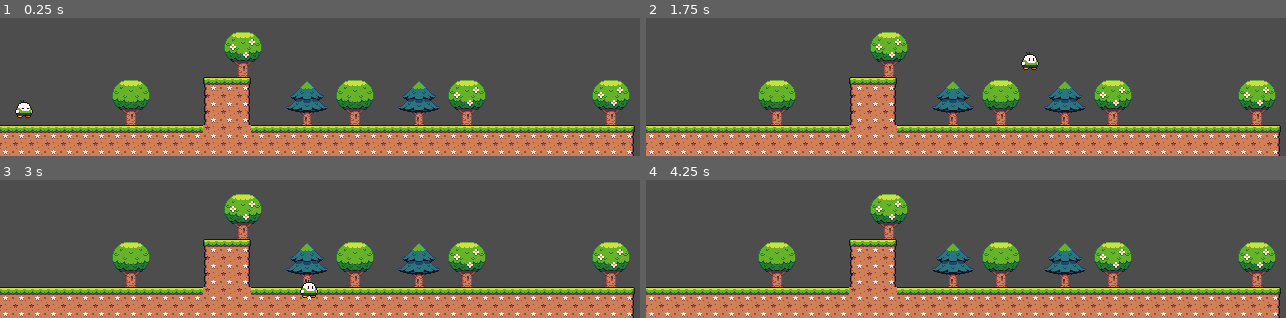
Above: before the commit, frames 1-4 (two rows, left to right).
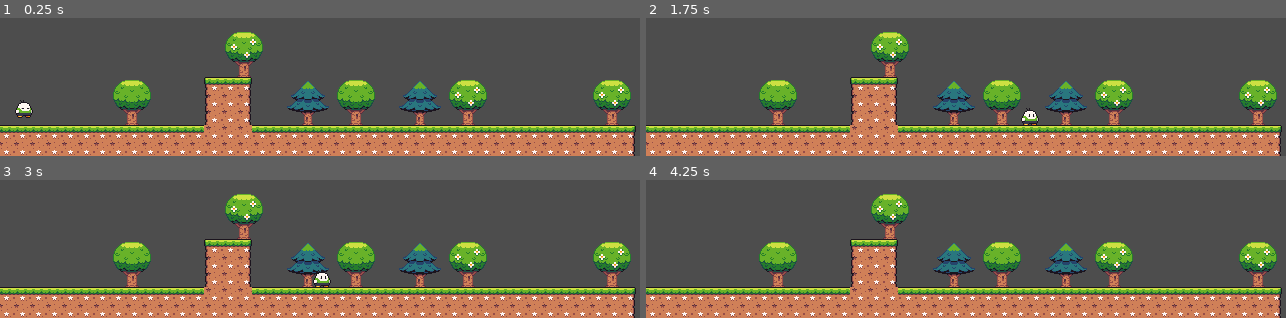
Above: after the commit, the same moments.

Repository: hellenilda/Plataforma.2D-Godot
Game: Godot game, scene res://levels/mundo_01.tscn
The game is run twice, just before and just after one commit, with the same random seed, the same clock (stepped at 60 frames per second) and the same inputs. The project has no main scene, so this scene is started directly.
Inputs:
- Up to frame 1 (0.25 s): no input
- Up to frame 2 (1.75 s): tap Enter (ui_accept) at 0.5, 0.77, 1.52 s; hold Right (ui_right) from 0.53 s (still down)
- Up to frame 3 (3 s): release Right (ui_right) at 2.03 s; hold Left (ui_left) 2.03-2.78 s; hold Right (ui_right) from 2.78 s (still down)
- Up to frame 4 (4.25 s): keep holding Right (ui_right); tap Enter (ui_accept) at 3.02, 3.77 s

The runs differ from the first frame. In frame 1, 8.5% of the frame differs, in the area x 0-100%, y 10-100%; in frame 2, 8.9%; in frame 3, 8.8%; in frame 4, 8.5%.

Commit message:
One way collision

Diff:
--- a/levels/mundo_01.tscn
+++ b/levels/mundo_01.tscn
@@ -17,63 +17,197 @@
 [sub_resource type="TileSetAtlasSource" id="TileSetAtlasSource_vi5vh"]
 texture = ExtResource("1_0g5e0")
 3:1/0 = 0
+3:1/0/physics_layer_0/linear_velocity = Vector2(0, 0)
+3:1/0/physics_layer_0/angular_velocity = 0.0
+3:1/0/physics_layer_0/polygon_0/points = PackedVector2Array(-8, -8, 8, -8, 8, 8, -8, 8)
 4:1/0 = 0
+4:1/0/physics_layer_0/linear_velocity = Vector2(0, 0)
+4:1/0/physics_layer_0/angular_velocity = 0.0
+4:1/0/physics_layer_0/polygon_0/points = PackedVector2Array(-8, -8, 8, -8, 8, 8, -8, 8)
 5:1/0 = 0
+5:1/0/physics_layer_0/linear_velocity = Vector2(0, 0)
+5:1/0/physics_layer_0/angular_velocity = 0.0
+5:1/0/physics_layer_0/polygon_0/points = PackedVector2Array(-8, -8, 8, -8, 8, 8, -8, 8)
 11:1/0 = 0
+11:1/0/physics_layer_0/linear_velocity = Vector2(0, 0)
+11:1/0/physics_layer_0/angular_velocity = 0.0
+11:1/0/physics_layer_0/polygon_0/points = PackedVector2Array(-8, -8, 8, -8, 8, 8, -8, 8)
+11:1/0/physics_layer_0/polygon_0/one_way = true
 3:2/0 = 0
+3:2/0/physics_layer_0/linear_velocity = Vector2(0, 0)
+3:2/0/physics_layer_0/angular_velocity = 0.0
+3:2/0/physics_layer_0/polygon_0/points = PackedVector2Array(-8, -8, 8, -8, 8, 8, -8, 8)
 4:2/0 = 0
+4:2/0/physics_layer_0/linear_velocity = Vector2(0, 0)
+4:2/0/physics_layer_0/angular_velocity = 0.0
+4:2/0/physics_layer_0/polygon_0/points = PackedVector2Array(-8, -8, 8, -8, 8, 8, -8, 8)
 5:2/0 = 0
+5:2/0/physics_layer_0/linear_velocity = Vector2(0, 0)
+5:2/0/physics_layer_0/angular_velocity = 0.0
+5:2/0/physics_layer_0/polygon_0/points = PackedVector2Array(-8, -8, 8, -8, 8, 8, -8, 8)
 11:2/0 = 0
+11:2/0/physics_layer_0/linear_velocity = Vector2(0, 0)
+11:2/0/physics_layer_0/angular_velocity = 0.0
+11:2/0/physics_layer_0/polygon_0/points = PackedVector2Array(-8, -8, 8, -8, 8, 8, -8, 8)
+11:2/0/physics_layer_0/polygon_0/one_way = true
 1:3/0 = 0
+1:3/0/physics_layer_0/linear_velocity = Vector2(0, 0)
+1:3/0/physics_layer_0/angular_velocity = 0.0
+1:3/0/physics_layer_0/polygon_0/points = PackedVector2Array(-8, -8, 8, -8, 8, 8, -8, 8)
 2:3/0 = 0
+2:3/0/physics_layer_0/linear_velocity = Vector2(0, 0)
+2:3/0/physics_layer_0/angular_velocity = 0.0
+2:3/0/physics_layer_0/polygon_0/points = PackedVector2Array(-8, -8, 8, -8, 8, 8, -8, 8)
 3:3/0 = 0
+3:3/0/physics_layer_0/linear_velocity = Vector2(0, 0)
+3:3/0/physics_layer_0/angular_velocity = 0.0
+3:3/0/physics_layer_0/polygon_0/points = PackedVector2Array(-8, -8, 8, -8, 8, 8, -8, 8)
 4:3/0 = 0
+4:3/0/physics_layer_0/linear_velocity = Vector2(0, 0)
+4:3/0/physics_layer_0/angular_velocity = 0.0
+4:3/0/physics_layer_0/polygon_0/points = PackedVector2Array(-8, -8, 8, -8, 8, 8, -8, 8)
 5:3/0 = 0
+5:3/0/physics_layer_0/linear_velocity = Vector2(0, 0)
+5:3/0/physics_layer_0/angular_velocity = 0.0
+5:3/0/physics_layer_0/polygon_0/points = PackedVector2Array(-8, -8, 8, -8, 8, 8, -8, 8)
 6:3/0 = 0
+6:3/0/physics_layer_0/linear_velocity = Vector2(0, 0)
+6:3/0/physics_layer_0/angular_velocity = 0.0
+6:3/0/physics_layer_0/polygon_0/points = PackedVector2Array(-8, -8, 8, -8, 8, 8, -8, 8)
 7:3/0 = 0
+7:3/0/physics_layer_0/linear_velocity = Vector2(0, 0)
+7:3/0/physics_layer_0/angular_velocity = 0.0
+7:3/0/physics_layer_0/polygon_0/points = PackedVector2Array(-8, -8, 8, -8, 8, 8, -8, 8)
 9:3/0 = 0
+9:3/0/physics_layer_0/linear_velocity = Vector2(0, 0)
+9:3/0/physics_layer_0/angular_velocity = 0.0
+9:3/0/physics_layer_0/polygon_0/points = PackedVector2Array(-8, -8, 8, -8, 8, 8, -8, 8)
 10:3/0 = 0
+10:3/0/physics_layer_0/linear_velocity = Vector2(0, 0)
+10:3/0/physics_layer_0/angular_velocity = 0.0
+10:3/0/physics_layer_0/polygon_0/points = PackedVector2Array(-8, -8, 8, -8, 8, 8, -8, 8)
 11:3/0 = 0
+11:3/0/physics_layer_0/linear_velocity = Vector2(0, 0)
+11:3/0/physics_layer_0/angular_velocity = 0.0
+11:3/0/physics_layer_0/polygon_0/points = PackedVector2Array(-8, -8, 8, -8, 8, 8, -8, 8)
 12:3/0 = 0
+12:3/0/physics_layer_0/linear_velocity = Vector2(0, 0)
+12:3/0/physics_layer_0/angular_velocity = 0.0
+12:3/0/physics_layer_0/polygon_0/points = PackedVector2Array(-8, -8, 8, -8, 8, 8, -8, 8)
 13:3/0 = 0
+13:3/0/physics_layer_0/linear_velocity = Vector2(0, 0)
+13:3/0/physics_layer_0/angular_velocity = 0.0
+13:3/0/physics_layer_0/polygon_0/points = PackedVector2Array(-8, -8, 8, -8, 8, 8, -8, 8)
 15:3/0 = 0
+15:3/0/physics_layer_0/linear_velocity = Vector2(0, 0)
+15:3/0/physics_layer_0/angular_velocity = 0.0
+15:3/0/physics_layer_0/polygon_0/points = PackedVector2Array(-8, -8, 8, -8, 8, 8, -8, 8)
+15:3/0/physics_layer_0/polygon_0/one_way = true
 1:4/0 = 0
+1:4/0/physics_layer_0/linear_velocity = Vector2(0, 0)
+1:4/0/physics_layer_0/angular_velocity = 0.0
+1:4/0/physics_layer_0/polygon_0/points = PackedVector2Array(-8, -8, 8, -8, 8, 8, -8, 8)
 2:4/0 = 0
+2:4/0/physics_layer_0/linear_velocity = Vector2(0, 0)
+2:4/0/physics_layer_0/angular_velocity = 0.0
+2:4/0/physics_layer_0/polygon_0/points = PackedVector2Array(-8, -8, 8, -8, 8, 8, -8, 8)
 3:4/0 = 0
+3:4/0/physics_layer_0/linear_velocity = Vector2(0, 0)
+3:4/0/physics_layer_0/angular_velocity = 0.0
+3:4/0/physics_layer_0/polygon_0/points = PackedVector2Array(-8, -8, 8, -8, 8, 8, -8, 8)
 4:4/0 = 0
+4:4/0/physics_layer_0/linear_velocity = Vector2(0, 0)
+4:4/0/physics_layer_0/angular_velocity = 0.0
+4:4/0/physics_layer_0/polygon_0/points = PackedVector2Array(-8, -8, 8, -8, 8, 8, -8, 8)
 5:4/0 = 0
+5:4/0/physics_layer_0/linear_velocity = Vector2(0, 0)
+5:4/0/physics_layer_0/angular_velocity = 0.0
+5:4/0/physics_layer_0/polygon_0/points = PackedVector2Array(-8, -8, 8, -8, 8, 8, -8, 8)
 6:4/0 = 0
+6:4/0/physics_layer_0/linear_velocity = Vector2(0, 0)
+6:4/0/physics_layer_0/angular_velocity = 0.0
+6:4/0/physics_layer_0/polygon_0/points = PackedVector2Array(-8, -8, 8, -8, 8, 8, -8, 8)
 7:4/0 = 0
+7:4/0/physics_layer_0/linear_velocity = Vector2(0, 0)
+7:4/0/physics_layer_0/angular_velocity = 0.0
+7:4/0/physics_layer_0/polygon_0/points = PackedVector2Array(-8, -8, 8, -8, 8, 8, -8, 8)
 11:4/0 = 0
+11:4/0/physics_layer_0/linear_velocity = Vector2(0, 0)
+11:4/0/physics_layer_0/angular_velocity = 0.0
+11:4/0/physics_layer_0/polygon_0/points = PackedVector2Array(-8, -8, 8, -8, 8, 8, -8, 8)
 3:5/0 = 0
+3:5/0/physics_layer_0/linear_velocity = Vector2(0, 0)
+3:5/0/physics_layer_0/angular_velocity = 0.0
+3:5/0/physics_layer_0/polygon_0/points = PackedVector2Array(-8, -8, 8, -8, 8, 8, -8, 8)
 4:5/0 = 0
+4:5/0/physics_layer_0/linear_velocity = Vector2(0, 0)
+4:5/0/physics_layer_0/angular_velocity = 0.0
+4:5/0/physics_layer_0/polygon_0/points = PackedVector2Array(-8, -8, 8, -8, 8, 8, -8, 8)
 5:5/0 = 0
+5:5/0/physics_layer_0/linear_velocity = Vector2(0, 0)
+5:5/0/physics_layer_0/angular_velocity = 0.0
+5:5/0/physics_layer_0/polygon_0/points = PackedVector2Array(-8, -8, 8, -8, 8, 8, -8, 8)
 11:5/0 = 0
+11:5/0/physics_layer_0/linear_velocity = Vector2(0, 0)
+11:5/0/physics_layer_0/angular_velocity = 0.0
+11:5/0/physics_layer_0/polygon_0/points = PackedVector2Array(-8, -8, 8, -8, 8, 8, -8, 8)
 3:6/0 = 0
+3:6/0/physics_layer_0/linear_velocity = Vector2(0, 0)
+3:6/0/physics_layer_0/angular_velocity = 0.0
+3:6/0/physics_layer_0/polygon_0/points = PackedVector2Array(-8, -8, 8, -8, 8, 8, -8, 8)
 4:6/0 = 0
+4:6/0/physics_layer_0/linear_velocity = Vector2(0, 0)
+4:6/0/physics_layer_0/angular_velocity = 0.0
+4:6/0/physics_layer_0/polygon_0/points = PackedVector2Array(-8, -8, 8, -8, 8, 8, -8, 8)
 5:6/0 = 0
+5:6/0/physics_layer_0/linear_velocity = Vector2(0, 0)
+5:6/0/physics_layer_0/angular_velocity = 0.0
+5:6/0/physics_layer_0/polygon_0/points = PackedVector2Array(-8, -8, 8, -8, 8, 8, -8, 8)
 4:8/0 = 0
+4:8/0/physics_layer_0/linear_velocity = Vector2(0, 0)
+4:8/0/physics_layer_0/angular_velocity = 0.0
+4:8/0/physics_layer_0/polygon_0/points = PackedVector2Array(-8, -8, 8, -8, 8, 8, -8, 8)
+4:8/0/physics_layer_0/polygon_0/one_way = true
 
 [sub_resource type="TileSetAtlasSource" id="TileSetAtlasSource_u7cc6"]
 texture = ExtResource("2_piv8k")
 1:1/size_in_atlas = Vector2i(3, 3)
 1:1/0 = 0
+1:1/0/physics_layer_0/linear_velocity = Vector2(0, 0)
+1:1/0/physics_layer_0/angular_velocity = 0.0
 5:1/size_in_atlas = Vector2i(3, 3)
 5:1/0 = 0
+5:1/0/physics_layer_0/linear_velocity = Vector2(0, 0)
+5:1/0/physics_layer_0/angular_velocity = 0.0
 9:1/size_in_atlas = Vector2i(3, 3)
 9:1/0 = 0
+9:1/0/physics_layer_0/linear_velocity = Vector2(0, 0)
+9:1/0/physics_layer_0/angular_velocity = 0.0
 15:2/size_in_atlas = Vector2i(3, 1)
 15:2/0 = 0
+15:2/0/physics_layer_0/linear_velocity = Vector2(0, 0)
+15:2/0/physics_layer_0/angular_velocity = 0.0
 1:5/0 = 0
+1:5/0/physics_layer_0/linear_velocity = Vector2(0, 0)
+1:5/0/physics_layer_0/angular_velocity = 0.0
 3:5/0 = 0
+3:5/0/physics_layer_0/linear_velocity = Vector2(0, 0)
+3:5/0/physics_layer_0/angular_velocity = 0.0
 5:5/size_in_atlas = Vector2i(3, 1)
 5:5/0 = 0
+5:5/0/physics_layer_0/linear_velocity = Vector2(0, 0)
+5:5/0/physics_layer_0/angular_velocity = 0.0
 9:5/size_in_atlas = Vector2i(4, 1)
 9:5/0 = 0
+9:5/0/physics_layer_0/linear_velocity = Vector2(0, 0)
+9:5/0/physics_layer_0/angular_velocity = 0.0
 14:4/size_in_atlas = Vector2i(5, 2)
 14:4/0 = 0
+14:4/0/physics_layer_0/linear_velocity = Vector2(0, 0)
+14:4/0/physics_layer_0/angular_velocity = 0.0
 
 [sub_resource type="TileSet" id="TileSet_5a0hl"]
+physics_layer_0/collision_layer = 1
 sources/0 = SubResource("TileSetAtlasSource_vi5vh")
 sources/2 = SubResource("TileSetAtlasSource_u7cc6")
 pattern_0 = SubResource("TileMapPattern_tq3t5")
@@ -111,6 +245,7 @@
 position = Vector2(155, 161)
 
 [node name="level" type="TileMap" parent="."]
+position = Vector2(1, 0)
 tile_set = SubResource("TileSet_5a0hl")
 format = 2
 layer_0/name = "chao"
